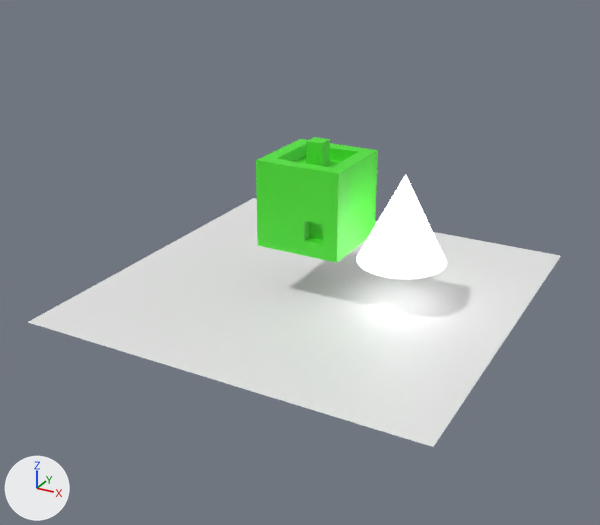
Renders of the glTF model assets/levels/Scene.glb from each side of a commit.
Rendered twice from a camera (50 mm lens) standing at (8.24, -15.82, 6.22) and looking at (0.16, -1.13, -1.13). Lighting does not change. The marker at lower left points along +X, +Y and +Z. Where no turn or scale is listed for an object, it has been applied to the vertices.
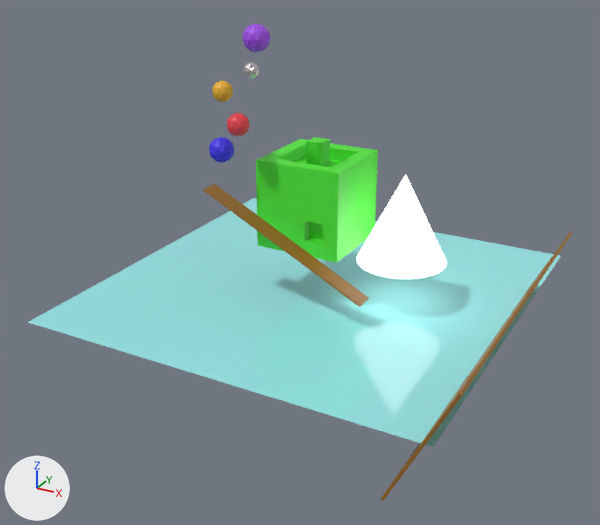
Where the change shows, as pixel boxes [x1, y1, x2, y2] in the pictures (600 x 525 px):
'Plane', recoloured (white to cyan): [28, 198, 561, 447] in both
'Cube.001', added (brown): after [203, 184, 369, 307]
'Cube.002', added (brown): after [381, 231, 572, 501]
'Icosphere.004', added (purple): after [243, 24, 270, 53]
'Icosphere', added (blue): after [209, 137, 234, 163]
'Icosphere.001', added (red): after [227, 113, 250, 136]
'Icosphere.002', added: after [212, 81, 233, 102]
'Icosphere.003', added: after [243, 62, 259, 79]

Diff of the bpy script that builds the scene:
```diff
--- a/assets/levels/Scene.glb.py
+++ b/assets/levels/Scene.glb.py
@@ me_plane @@
 me_plane.from_pydata(...)  # 4 vertices, 2 faces; spans x -4.64..4.64, y -4.64..4.64, z 0.0
+me_plane.materials.append(mat_material_008)  # cyan #96e5e7
@@ me_cube_002 @@
+me_cube_002.from_pydata([(-0.57, 3.85, -1.25), (-0.62, 3.85, -1.22), (0.61, 3.86, 1.2), (0.56, 3.86, 1.23), (-0.56, -3.86, -1.23), (-0.61, -3.86, -1.2), (0.62, -3.85, 1.22), (0.57, -3.85, 1.25)], [], [(0, 1, 3), (0, 3, 2), (2, 3, 7), (2, 7, 6), (6, 7, 5), (6, 5, 4), (4, 5, 1), (4, 1, 0), (2, 6, 4), (2, 4, 0), (7, 3, 1), (7, 1, 5)])
+me_cube_002.materials.append(mat_material_002)  # brown #986824
@@ me_cube_001 @@
+me_cube_001.from_pydata([(-1.92, -0.22, 0.95), (-1.9, -0.22, 0.97), (-1.92, 0.22, 0.95), (-1.9, 0.22, 0.97), (1.9, -0.22, -0.97), (1.92, -0.22, -0.95), (1.9, 0.22, -0.97), (1.92, 0.22, -0.95)], [], [(0, 1, 3), (0, 3, 2), (2, 3, 7), (2, 7, 6), (6, 7, 5), (6, 5, 4), (4, 5, 1), (4, 1, 0), (2, 6, 4), (2, 4, 0), (7, 3, 1), (7, 1, 5)])
+me_cube_001.materials.append(mat_material_002)  # brown #986824
@@ ob_icosphere_004 @@
+ob_icosphere_004 = bpy.data.objects.new('Icosphere.004', me_icosphere_004)  # an icosphere of 80 faces spanning x -0.268..0.268, y -0.281..0.281, z -0.281..0.281; in mat_material_007 (purple #a14ce7)
+ob_icosphere_004.location = (-0.59, -1.53, 3.68)
@@ ob_icosphere_003 @@
+ob_icosphere_003 = bpy.data.objects.new('Icosphere.003', me_icosphere_003)  # an icosphere of 80 faces spanning x -0.159..0.159, y -0.168..0.168, z -0.168..0.168; in mat_material_006 (white #e7dfdf)
+ob_icosphere_003.location = (-0.86, -1.33, 3.0)
@@ ob_icosphere_002 @@
+ob_icosphere_002 = bpy.data.objects.new('Icosphere.002', me_icosphere_002)  # an icosphere of 80 faces spanning x -0.215..0.215, y -0.226..0.226, z -0.226..0.226; in mat_material_005 (yellow #e7af2b)
+ob_icosphere_002.location = (-1.51, -1.43, 2.52)
@@ ob_icosphere_001 @@
+ob_icosphere_001 = bpy.data.objects.new('Icosphere.001', me_icosphere_001)  # an icosphere of 80 faces spanning x -0.234..0.234, y -0.247..0.247, z -0.247..0.247; in mat_material_003 (red #e73f49)
+ob_icosphere_001.location = (-1.09, -1.52, 1.89)
@@ ob_icosphere @@
+ob_icosphere = bpy.data.objects.new('Icosphere', me_icosphere)  # an icosphere of 80 faces spanning x -0.268..0.268, y -0.281..0.281, z -0.281..0.281; in mat_material_004 (blue #3a2fe7)
+ob_icosphere.location = (-1.59, -1.43, 1.26)
@@ ob_cube_002 @@
+ob_cube_002 = bpy.data.objects.new('Cube.002', me_cube_002)
+ob_cube_002.location = (4.59, -1.37, -1.92)
@@ ob_cube_001 @@
+ob_cube_001 = bpy.data.objects.new('Cube.001', me_cube_001)
+ob_cube_001.location = (-0.01, -1.5, -0.57)
```
